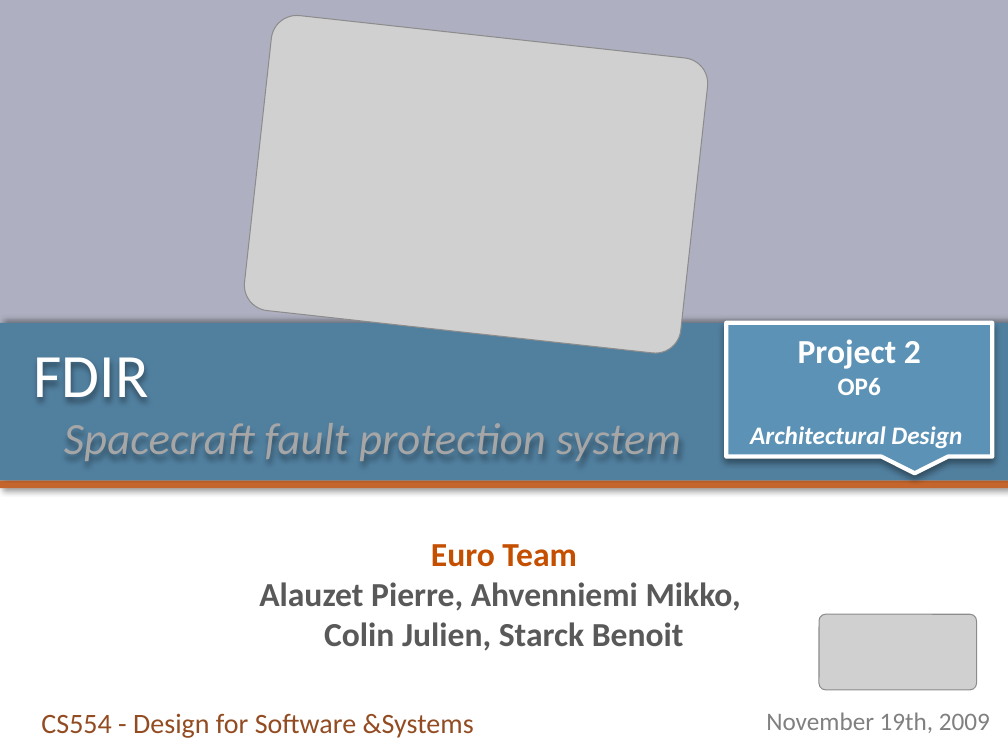
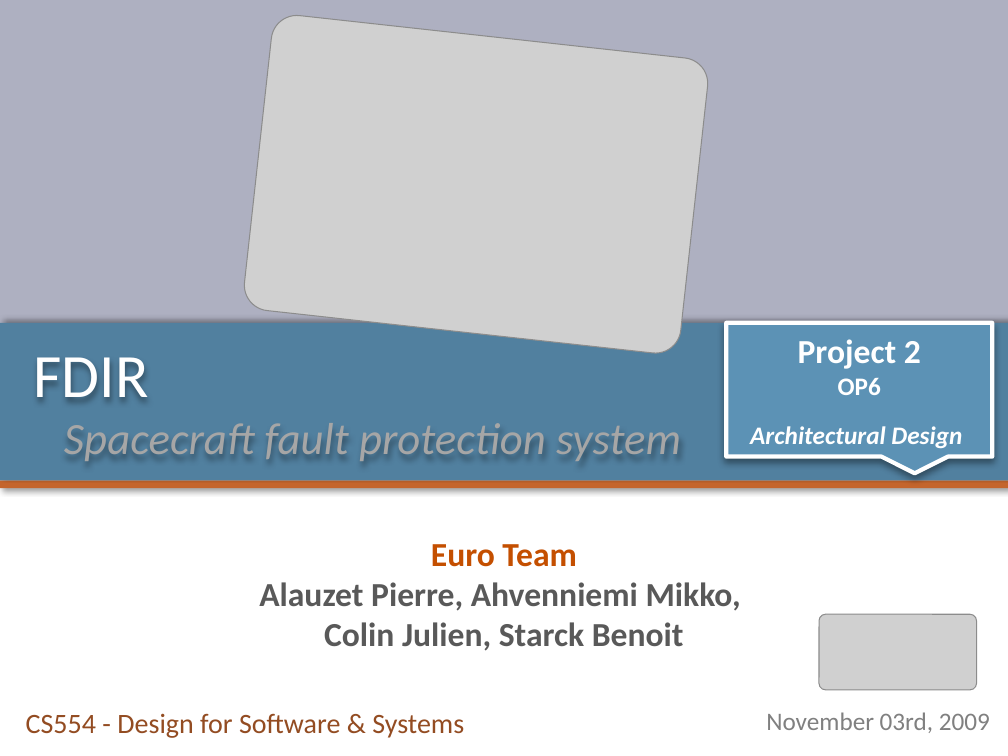
Before and after one commit to pierrealauzet/euroteam, a slide deck: slide 1 of Project 2/Part3/CS554_EuroTeam_Project2_OP6.pptx. Drawn at 1008x756 pixels with LibreOffice and Linux fonts; fonts in the diff are those of the drawing; grey boxes stand for pictures. Boxes give left, top, right and bottom in pixels: in the first picture for what was removed or moved away, otherwise in the second. Text is boxed around its words. In the diff, an @@ line names an element or a change of style, - is before the commit and + after.

```diff
--- a/Project 2/Part3/CS554_EuroTeam_Project2_OP6.pptx
+++ b/Project 2/Part3/CS554_EuroTeam_Project2_OP6.pptx
@@ text at (x1=26, y1=713, x2=464, y2=738): spaces changed @@
-CS554 - Design for Software &Systems
+CS554 - Design for Software & Systems
@@ text at (x1=766, y1=712, x2=990, y2=733): text changed @@
-November 19th, 2009
+November 03rd, 2009
```
Also in this commit, not shown: 14 other slides changed, 9 slides added, 2 slides removed, 1 other file.
